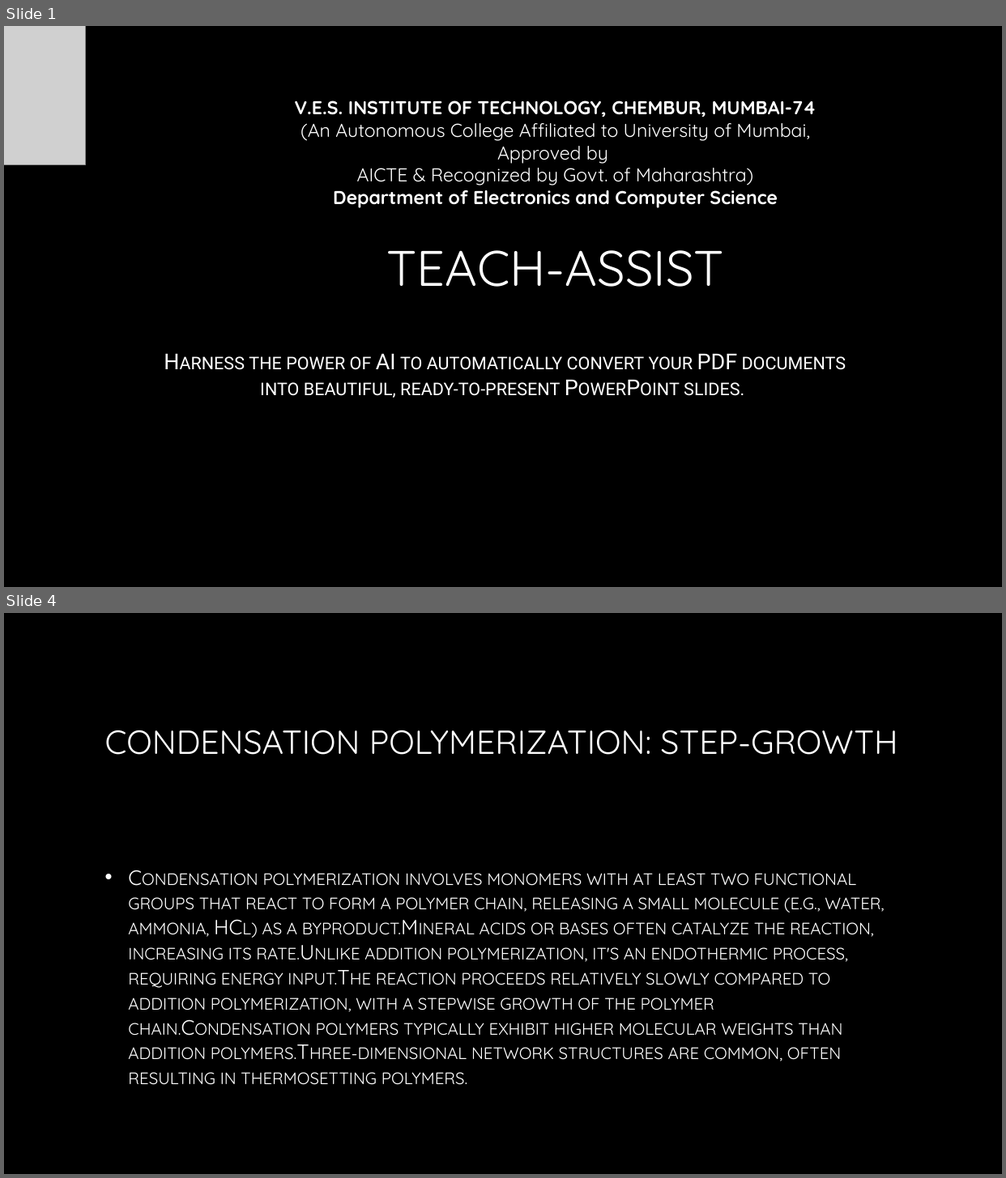
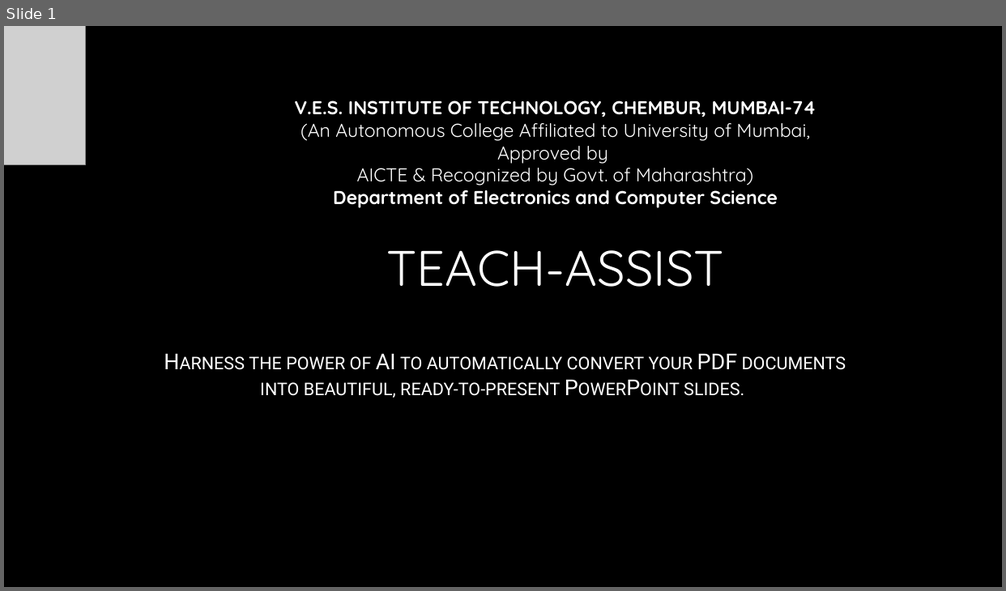
Before and after one commit to AdityaB-11/Pdf_to_presentation_GenAI, a slide deck: output/generated_presentation.pptx. Shown one above the other, each under a label of ours: slides 1 and 4 before the commit, slide 1 after it; the slides between them are not shown. The pictures are 1006x1178 and 1006x591 pixels, drawn with LibreOffice and Linux fonts; fonts in the diff are those of the drawing; grey boxes stand for pictures; background and template pictures are left out. Boxes give left, top, right and bottom in pixels: in the first picture for what was removed or moved away, otherwise in the second. Text is boxed around its words. In the diff, an @@ line names an element or a change of style, - is before the commit and + after.

```diff
--- a/output/generated_presentation.pptx
+++ b/output/generated_presentation.pptx
@@ slide 4 removed at box(4, 613, 1002, 1174), background picture (left out) @@
@@ title removed at box(105, 730, 897, 755) @@
-CONDENSATION POLYMERIZATION: STEP-GROWTH
@@ text removed at box(128, 873, 884, 1085) @@
-• Condensation polymerization involves monomers with at least two functional groups that react to form a polymer chain, releasing a small molecule (e.g., water, ammonia, HCl) as a byproduct.Mineral acids or bases often catalyze the reaction, increasing its rate.Unlike addition polymerization, it's an endothermic process, requiring energy input.The reaction proceeds relatively slowly compared to addition polymerization, with a stepwise growth of the polymer chain.Condensation polymers typically exhibit higher molecular weights than addition polymers.Three-dimensional network structures are common, often resulting in thermosetting polymers.
```
Also in this commit, not shown: 2 slides changed, 12 slides added, 7 other slides removed, 4 other files.
